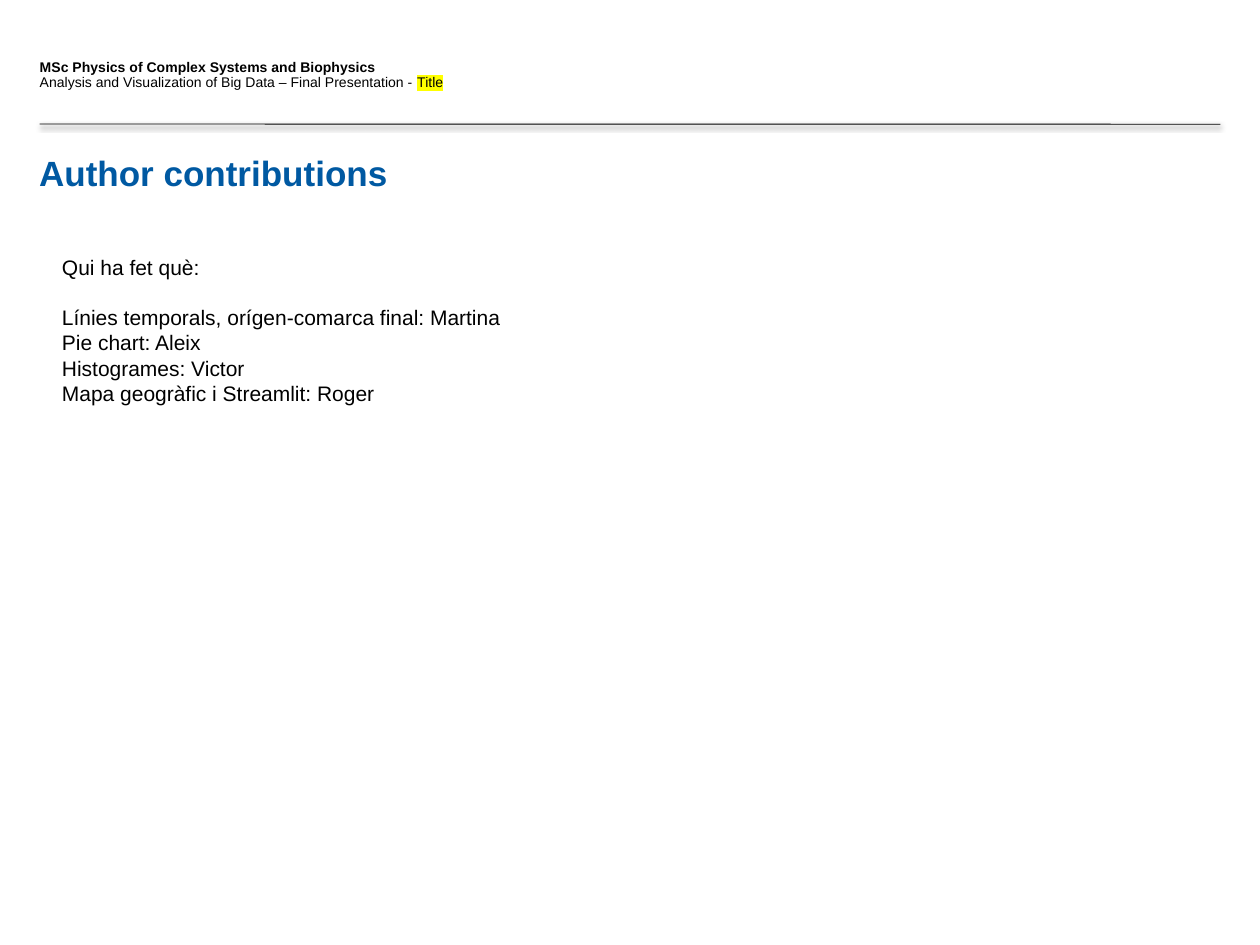
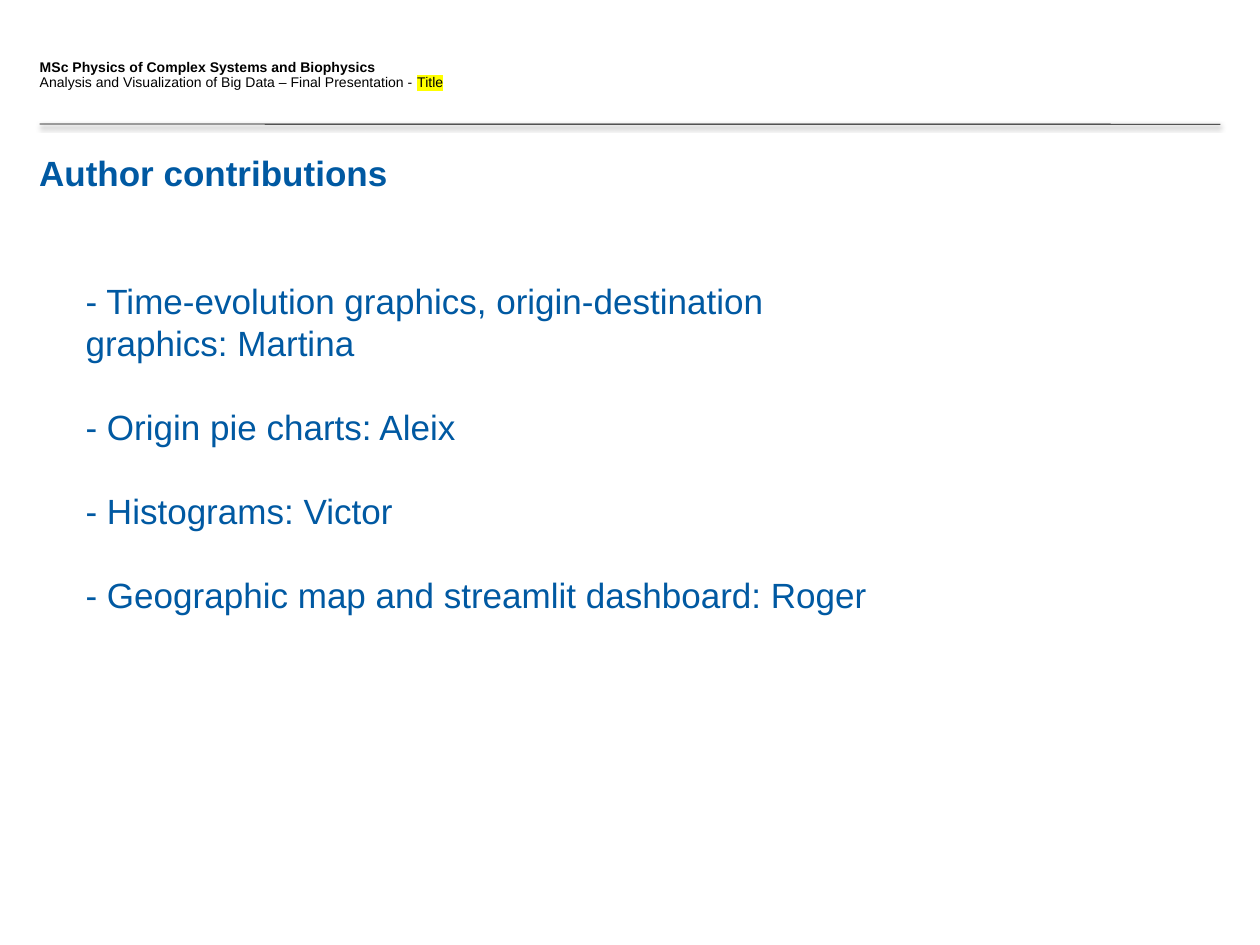
Before and after one commit to sowor14/Final_Dashboard, a slide deck: slide 13 of FinalPresentation_Template_authors.pptx. Drawn at 1260x945 pixels with LibreOffice and Linux fonts; fonts in the diff are those of the drawing; background and template pictures are left out. Boxes give left, top, right and bottom in pixels: in the first picture for what was removed or moved away, otherwise in the second. Text is boxed around its words. In the diff, an @@ line names an element or a change of style, - is before the commit and + after.

```diff
--- a/FinalPresentation_Template_authors.pptx
+++ b/FinalPresentation_Template_authors.pptx
@@ text at [86, 288, 866, 615]: text changed; size 12 to 20 pt; text colour #000000 to #0059A2 @@
-Qui ha fet què:
-Línies temporals, orígen-comarca final: Martina
-Pie chart: Aleix
-Histogrames: Victor
-Mapa geogràfic i Streamlit: Roger
+- Time-evolution graphics, origin-destination graphics: Martina
+- Origin pie charts: Aleix
+- Histograms: Victor
+- Geographic map and streamlit dashboard: Roger
```
Also in this commit, not shown: 1 other file.
